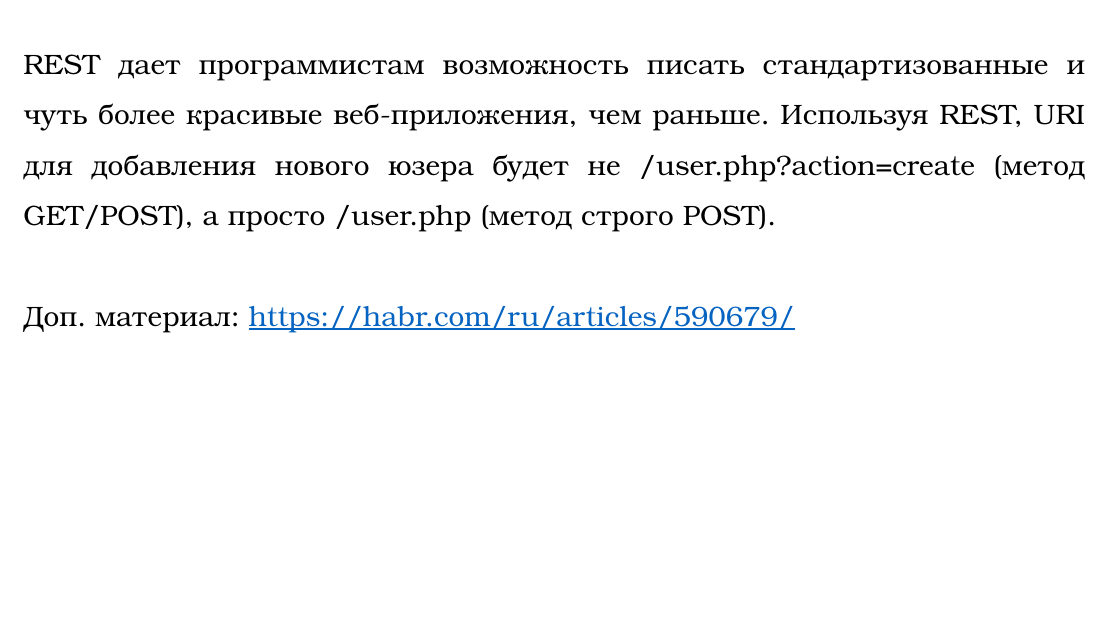
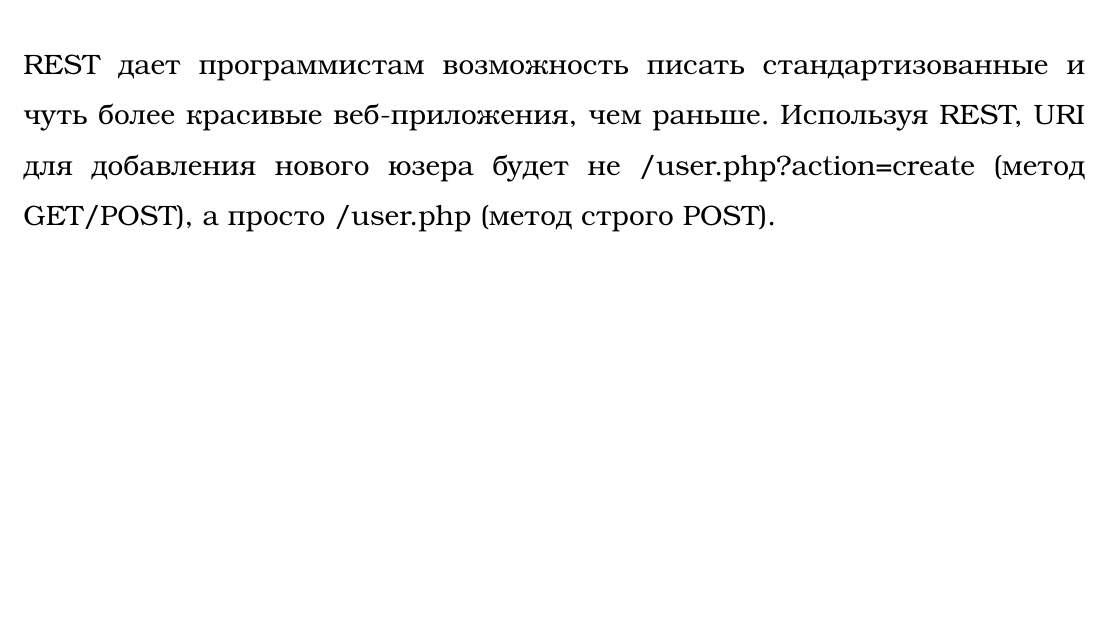
Before and after one commit to DaniilKlyukin/OOP-4, a slide deck: slide 33 of Лекции/ООП 1 лек 3.pptx. Drawn at 1120x630 pixels with LibreOffice and Linux fonts; fonts in the diff are those of the drawing. Boxes give left, top, right and bottom in pixels: in the first picture for what was removed or moved away, otherwise in the second. Text is boxed around its words. In the diff, an @@ line names an element or a change of style, - is before the commit and + after.

```diff
--- a/Лекции/ООП 1 лек 3.pptx
+++ b/Лекции/ООП 1 лек 3.pptx
@@ text at (x1=23, y1=306, x2=795, y2=333): paragraph removed @@
-Доп. материал: https://habr.com/ru/articles/590679/
```
Also in this commit, not shown: 4 slides added, 45 other files.
